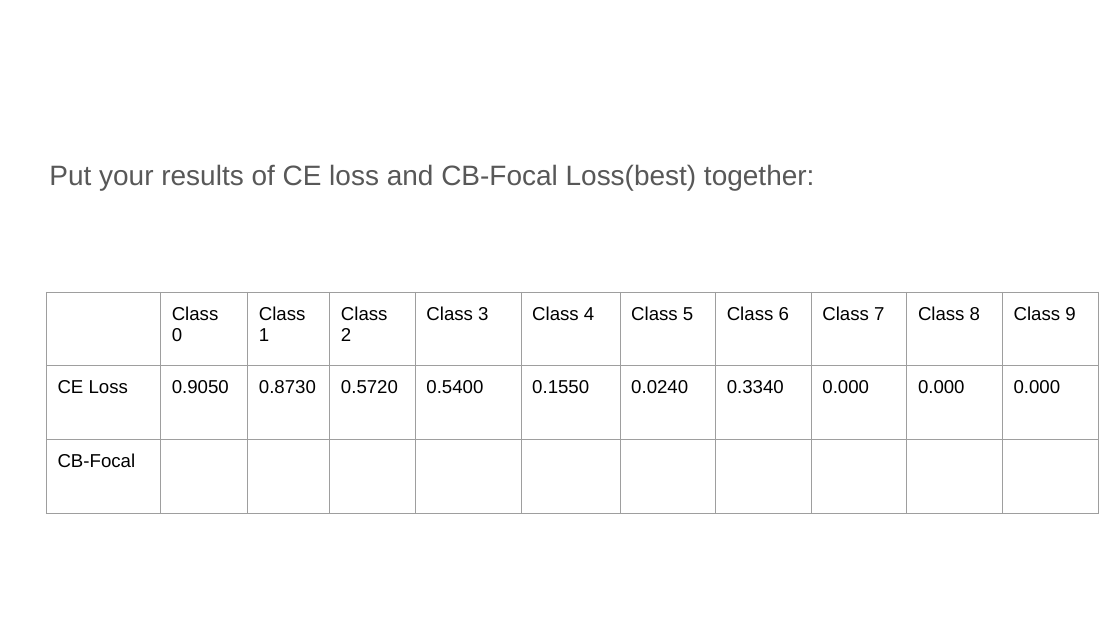
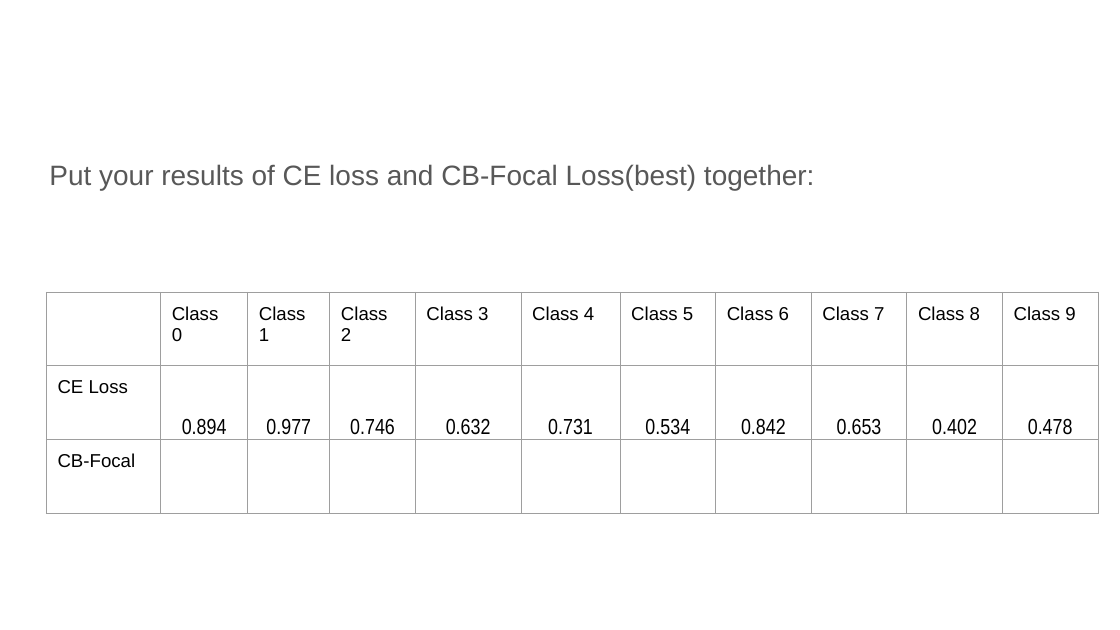
Before and after one commit to jcha-hub/DL_PS2, a slide deck: slide 20 of report-template-a2_v2.pptx. Drawn at 1120x630 pixels with LibreOffice and Linux fonts; fonts in the diff are those of the drawing. Boxes give left, top, right and bottom in pixels: in the first picture for what was removed or moved away, otherwise in the second. Text is boxed around its words. In the diff, an @@ line names an element or a change of style, - is before the commit and + after.

```diff
--- a/report-template-a2_v2.pptx
+++ b/report-template-a2_v2.pptx
@@ table at (x1=46, y1=292, x2=1094, y2=514) @@
-row 2: CE Loss | 0.9050 | 0.8730 | 0.5720 | 0.5400 | 0.1550 | 0.0240 | 0.3340 | 0.000 | 0.000 | 0.000
+row 2: CE Loss | 0.894 | 0.977 | 0.746 | 0.632 | 0.731 | 0.534 | 0.842 | 0.653 | 0.402 | 0.478
```
Also in this commit, not shown: 6 other slides changed, 1 slide added, 3 other files.
